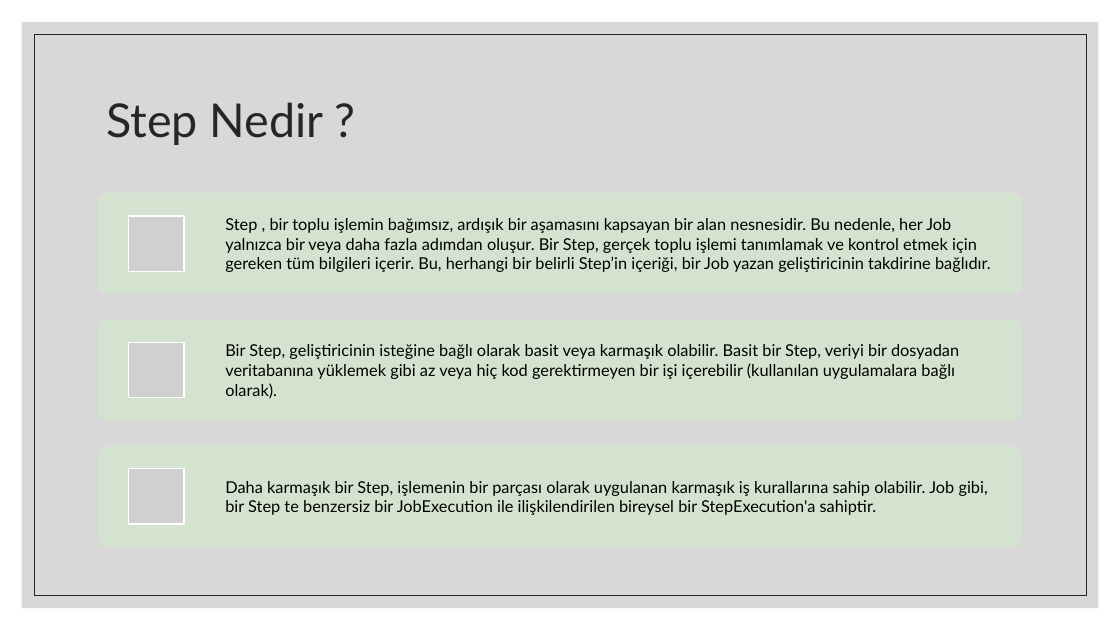
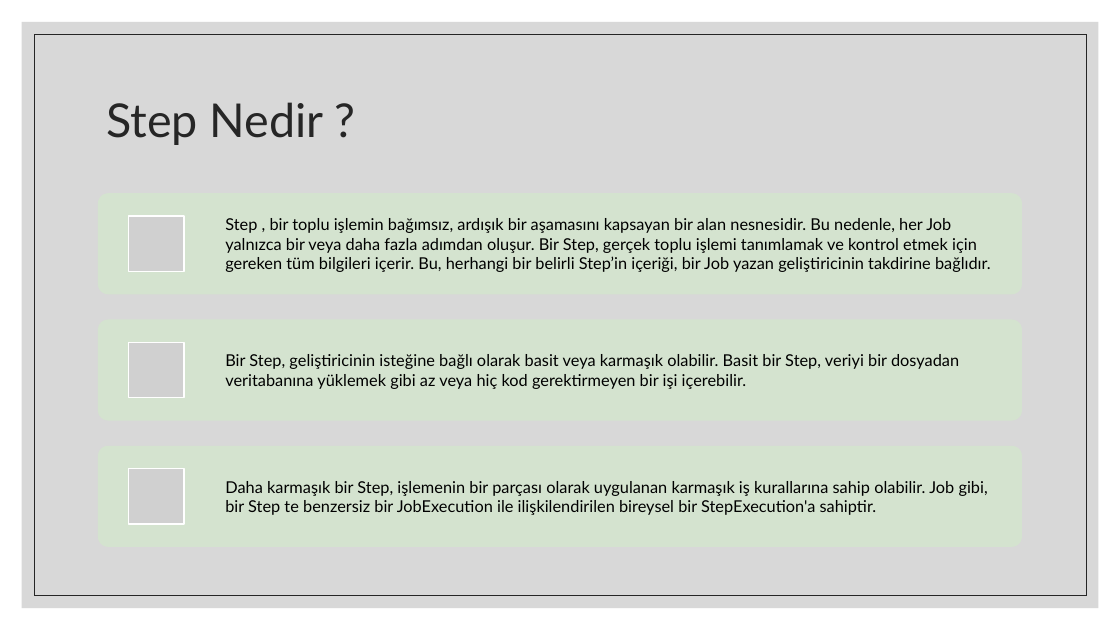
Before and after one commit to yusufemirhanarslan/PythonExercise, a slide deck: slide 10 of SpringBatch.pptx. Drawn at 1120x630 pixels with LibreOffice and Linux fonts; fonts in the diff are those of the drawing; grey boxes stand for pictures. Boxes give left, top, right and bottom in pixels: in the first picture for what was removed or moved away, otherwise in the second. Text is boxed around its words. In the diff, an @@ line names an element or a change of style, - is before the commit and + after.

```diff
--- a/SpringBatch.pptx
+++ b/SpringBatch.pptx
@@ text at [225,354,959,389]: text changed @@
-Bir Step, geliştiricinin isteğine bağlı olarak basit veya karmaşık olabilir. Basit bir Step, veriyi bir dosyadan veritabanına yüklemek gibi az veya hiç kod gerektirmeyen bir işi içerebilir (kullanılan uygulamalara bağlı olarak).
+Bir Step, geliştiricinin isteğine bağlı olarak basit veya karmaşık olabilir. Basit bir Step, veriyi bir dosyadan veritabanına yüklemek gibi az veya hiç kod gerektirmeyen bir işi içerebilir.
```
Also in this commit, not shown: 9 other slides changed, 3 slides added, 2 slides removed.
